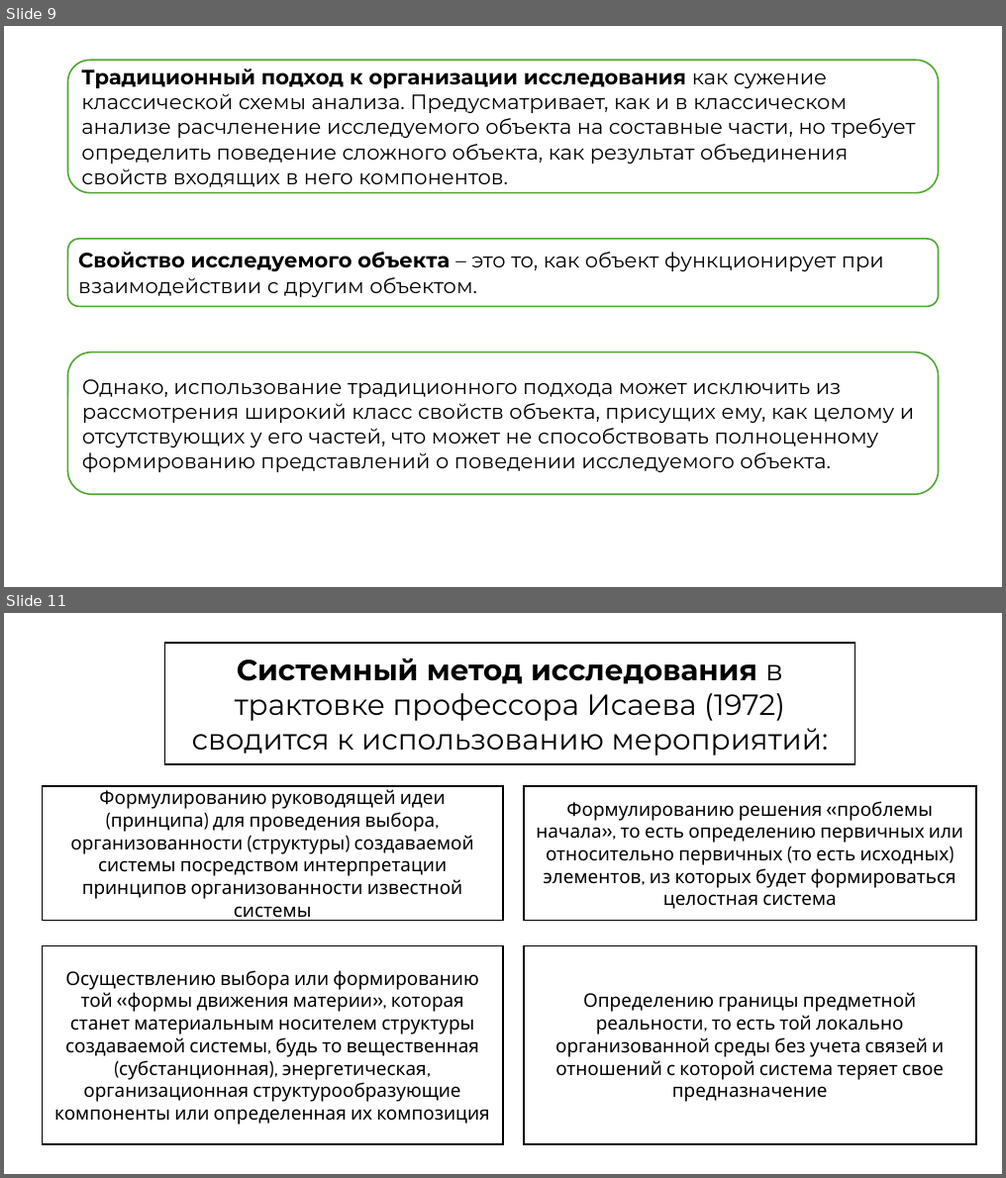
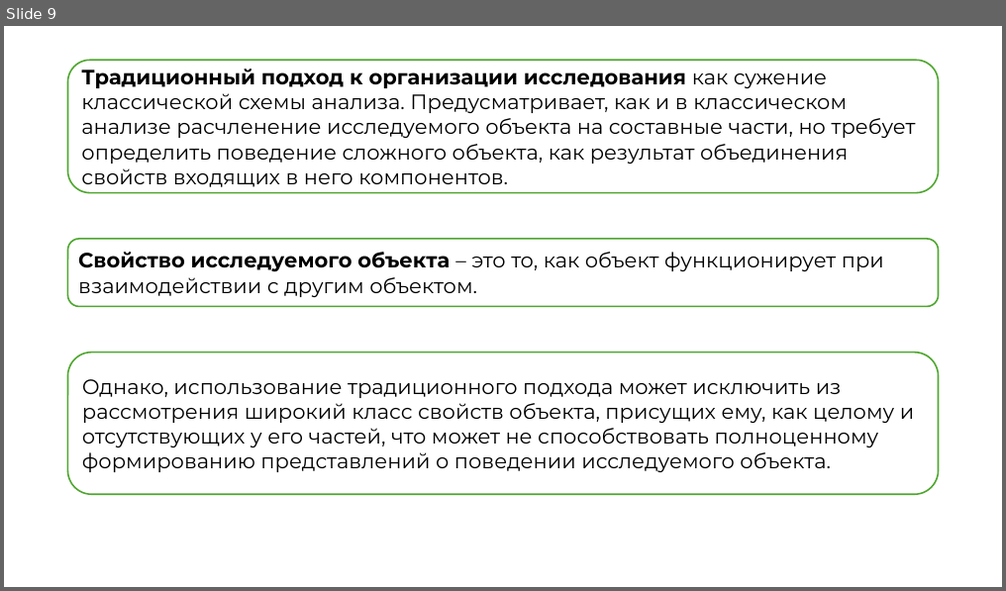
Before and after one commit to kuskas112/Labs, a slide deck: Основы системного анализа/lab1/lab1.pptx. Shown one above the other, each under a label of ours: slides 9 and 11 before the commit, slide 9 after it; the slides between them are not shown. The pictures are 1006x1178 and 1006x591 pixels, drawn with LibreOffice and Linux fonts; fonts in the diff are those of the drawing. Boxes give left, top, right and bottom in pixels: in the first picture for what was removed or moved away, otherwise in the second. Text is boxed around its words. In the diff, an @@ line names an element or a change of style, - is before the commit and + after.

```diff
--- a/Основы системного анализа/lab1/lab1.pptx
+++ b/Основы системного анализа/lab1/lab1.pptx
@@ slide 11 removed at bbox=[4, 613, 1002, 1174], background #FFFFFF @@
@@ rectangle removed at bbox=[165, 643, 855, 765] @@
-Системный метод исследования в трактовке профессора Исаева (1972) сводится к использованию мероприятий:
@@ rectangle removed at bbox=[43, 786, 503, 921] @@
-Формулированию руководящей идеи (принципа) для проведения выбора, организованности (структуры) создаваемой системы посредством интерпретации принципов организованности известной системы
@@ rectangle removed at bbox=[524, 786, 976, 921] @@
-Формулированию решения «проблемы начала», то есть определению первичных или относительно первичных (то есть исходных) элементов, из которых будет формироваться целостная система
@@ rectangle removed at bbox=[43, 947, 503, 1145] @@
-Осуществлению выбора или формированию той «формы движения материи», которая станет материальным носителем структуры создаваемой системы, будь то вещественная (субстанционная), энергетическая, организационная структурообразующие компоненты или определенная их композиция
@@ rectangle removed at bbox=[524, 947, 976, 1145] @@
-Определению границы предметной реальности, то есть той локально организованной среды без учета связей и отношений с которой система теряет свое предназначение
```
Also in this commit, not shown: 2 slides changed, 4 slides added, 4 other slides removed, 4 other files.
